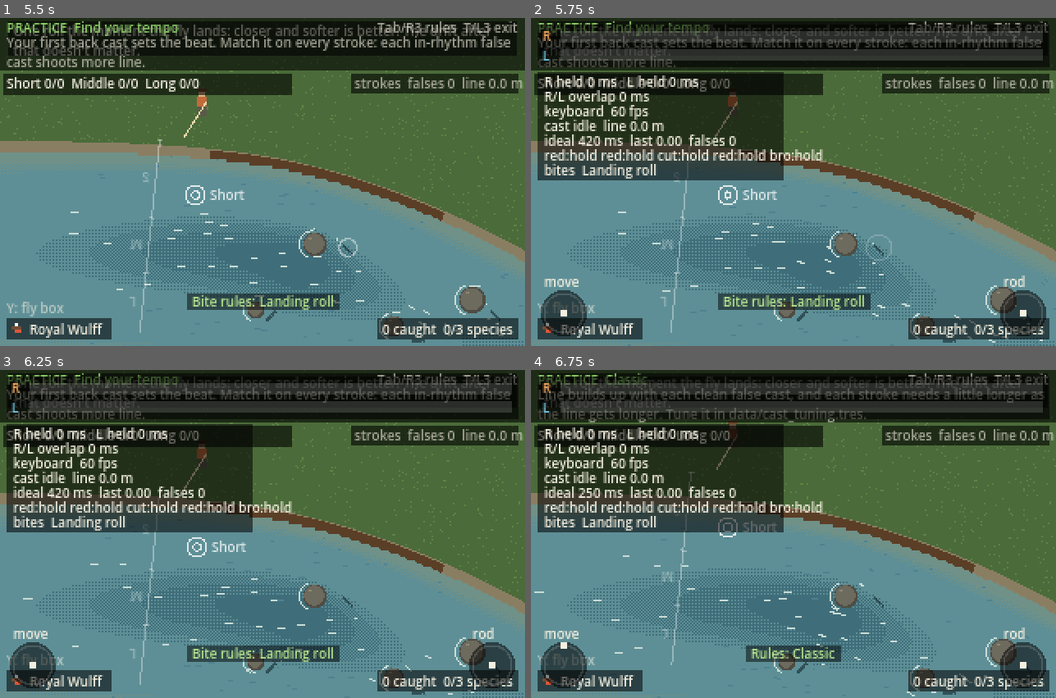
Above: before the commit, frames 1-4 (two rows, left to right).
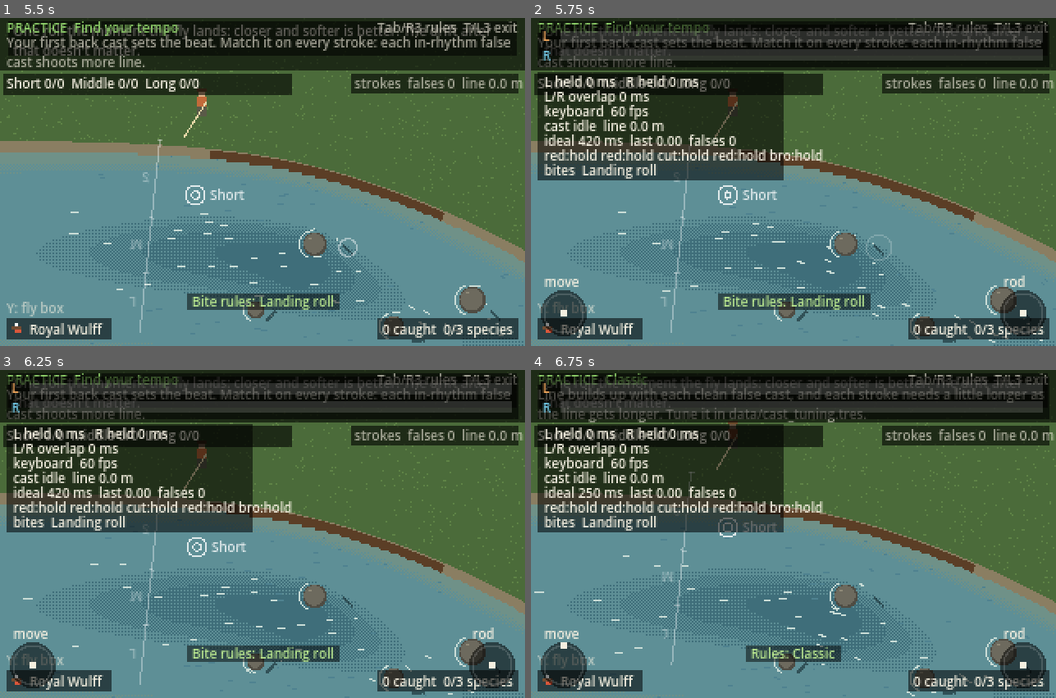
Above: after the commit, the same moments.

Repository: travernorm/Lodge
Game: Godot game, scene res://scenes/main.tscn
The game is run twice, just before and just after one commit, with the same random seed, the same clock (stepped at 60 frames per second) and the same inputs.
Inputs (mouse positions are in pixels of both pictures, inside the frame that each line leads up to):
- Up to frame 1 (5.5 s): tap Enter at 0.5 s; move the mouse to (378, 165) at 0.52 s; hold D (move_right) 0.53-1.25 s; tap F (change_fly) at 0.6, 5.1 s; click (378, 165) at 0.67 s; tap R (cycle_bite_rules) at 0.8, 5.3 s; drag from (157, 198) to (236, 247) at 1.27 s; move the mouse to (315, 109) at 2.02 s; hold D (move_right) 2.03-2.75 s; tap Tab (cycle_rules) at 2.1 s; tap Space (interact) at 2.3 s; drag from (236, 247) to (105, 132) at 2.77 s; move the mouse to (420, 231) at 3.52 s; hold A (move_left) 3.53-4.25 s; tap T (practice_mode) at 3.6 s; tap M (mend, bound only after the commit) at 3.8 s; tap Escape (pause) at 4.15 s; drag from (105, 132) to (183, 100) at 4.27 s; move the mouse to (288, 182) at 5.02 s; hold Backspace (back) from 5.03 s (still down); click (288, 182) at 5.17 s
- Up to frame 2 (5.75 s): keep holding Backspace (back); tap F1 (toggle_debug) at 5.65 s
- Up to frame 3 (6.25 s): release Backspace (back) at 5.75 s; drag from (183, 452) to (157, 550) at 5.77 s
- Up to frame 4 (6.75 s): move the mouse to (909, 517) at 6.52 s; hold W (move_up) from 6.53 s (still down); tap Tab (cycle_rules) at 6.6 s

Frame 1 is identical in both runs. In frame 2, 0.4% of the frame differs, in the area x 2-20%, y 4-26%; in frame 3, 0.4%; in frame 4, 0.4%.

Commit message:
Start the back cast on L1, mend on Square, bite rules to L2
- cast_back is now L1 / Q and cast_forward R1 / E, so the cast starts
  with the left bumper. Coaching text, the stroke meter label and the
  debug overlay name the new bumpers.
- New mend action on Square (X on Xbox) / M. It calls the same mend as
  the right-stick loop, which still works.
- Switch bite rules moves off Square to L2 (left trigger); keyboard
  stays R.
- README controls table and casting steps updated; tests/controls_test.gd
  checks the new bindings and the playthrough mends a drift with Square / M.

Co-Authored-By: Claude Opus 5.5 <noreply@anthropic.com>
Claude-Session: https://claude.ai/code/session_011A7L2oKhsGPVYTM58LzVav

Diff:
--- a/project.godot
+++ b/project.godot
@@ -85,14 +85,14 @@
 }
 cast_back={
 "deadzone": 0.2,
-"events": [Object(InputEventJoypadButton,"resource_local_to_scene":false,"resource_name":"","device":-1,"button_index":10,"pressure":0.0,"pressed":false,"script":null)
-, Object(InputEventKey,"resource_local_to_scene":false,"resource_name":"","device":-1,"window_id":0,"alt_pressed":false,"shift_pressed":false,"ctrl_pressed":false,"meta_pressed":false,"pressed":false,"keycode":0,"physical_keycode":69,"key_label":0,"unicode":0,"location":0,"echo":false,"script":null)
+"events": [Object(InputEventJoypadButton,"resource_local_to_scene":false,"resource_name":"","device":-1,"button_index":9,"pressure":0.0,"pressed":false,"script":null)
+, Object(InputEventKey,"resource_local_to_scene":false,"resource_name":"","device":-1,"window_id":0,"alt_pressed":false,"shift_pressed":false,"ctrl_pressed":false,"meta_pressed":false,"pressed":false,"keycode":0,"physical_keycode":81,"key_label":0,"unicode":0,"location":0,"echo":false,"script":null)
 ]
 }
 cast_forward={
 "deadzone": 0.2,
-"events": [Object(InputEventJoypadButton,"resource_local_to_scene":false,"resource_name":"","device":-1,"button_index":9,"pressure":0.0,"pressed":false,"script":null)
-, Object(InputEventKey,"resource_local_to_scene":false,"resource_name":"","device":-1,"window_id":0,"alt_pressed":false,"shift_pressed":false,"ctrl_pressed":false,"meta_pressed":false,"pressed":false,"keycode":0,"physical_keycode":81,"key_label":0,"unicode":0,"location":0,"echo":false,"script":null)
+"events": [Object(InputEventJoypadButton,"resource_local_to_scene":false,"resource_name":"","device":-1,"button_index":10,"pressure":0.0,"pressed":false,"script":null)
+, Object(InputEventKey,"resource_local_to_scene":false,"resource_name":"","device":-1,"window_id":0,"alt_pressed":false,"shift_pressed":false,"ctrl_pressed":false,"meta_pressed":false,"pressed":false,"keycode":0,"physical_keycode":69,"key_label":0,"unicode":0,"location":0,"echo":false,"script":null)
 ]
 }
 interact={
@@ -139,8 +139,14 @@
 }
 cycle_bite_rules={
 "deadzone": 0.2,
+"events": [Object(InputEventJoypadMotion,"resource_local_to_scene":false,"resource_name":"","device":-1,"axis":4,"axis_value":1.0,"script":null)
+, Object(InputEventKey,"resource_local_to_scene":false,"resource_name":"","device":-1,"window_id":0,"alt_pressed":false,"shift_pressed":false,"ctrl_pressed":false,"meta_pressed":false,"pressed":false,"keycode":0,"physical_keycode":82,"key_label":0,"unicode":0,"location":0,"echo":false,"script":null)
+]
+}
+mend={
+"deadzone": 0.2,
 "events": [Object(InputEventJoypadButton,"resource_local_to_scene":false,"resource_name":"","device":-1,"button_index":2,"pressure":0.0,"pressed":false,"script":null)
-, Object(InputEventKey,"resource_local_to_scene":false,"resource_name":"","device":-1,"window_id":0,"alt_pressed":false,"shift_pressed":false,"ctrl_pressed":false,"meta_pressed":false,"pressed":false,"keycode":0,"physical_keycode":82,"key_label":0,"unicode":0,"location":0,"echo":false,"script":null)
+, Object(InputEventKey,"resource_local_to_scene":false,"resource_name":"","device":-1,"window_id":0,"alt_pressed":false,"shift_pressed":false,"ctrl_pressed":false,"meta_pressed":false,"pressed":false,"keycode":0,"physical_keycode":77,"key_label":0,"unicode":0,"location":0,"echo":false,"script":null)
 ]
 }
 
--- a/scripts/casting/cast_controller.gd
+++ b/scripts/casting/cast_controller.gd
@@ -287,7 +287,7 @@
 		var in_zone := absf(model.stroke_progress() - 1.0) * ideal <= model.perfect_window()
 		var col := COL_METER_PERFECT if in_zone else COL_METER_FILL
 		draw_rect(Rect2(rect.position + Vector2(1, METER_SIZE.y - h), Vector2(METER_SIZE.x - 2, h)), col)
-	var label := "R" if model.state in [CastModel.State.BACK, CastModel.State.GAP] else "L"
+	var label := "L" if model.state in [CastModel.State.BACK, CastModel.State.GAP] else "R"
 	draw_string(ThemeDB.fallback_font, origin + Vector2(-1, -2), label, HORIZONTAL_ALIGNMENT_LEFT, -1, 8, COL_TEXT)
 
 
--- a/scripts/casting/cast_model.gd
+++ b/scripts/casting/cast_model.gd
@@ -1,20 +1,21 @@
 class_name CastModel
 extends RefCounted
 ## The bumper casting rhythm as pure logic, with no drawing or input reading.
-## Call update() every frame with the time and whether R and L are held, then read
-## the state and listen to the signals. Kept apart from the scene so the rhythm
+## Call update() every frame with the time and whether L and R are held, then read
+## the state and listen to the signals. (update()'s `r` argument is the back-cast
+## action, cast_back, and `l` is cast_forward: the names predate the bumper swap.) Kept apart from the scene so the rhythm
 ## can be tested headless (see tests/cast_test.gd).
 ##
 ## The rhythm:
-##   1. Hold R: back cast. The line unrolls behind you. Wait for it to straighten
+##   1. Hold L: back cast. The line unrolls behind you. Wait for it to straighten
 ##      (the ideal time grows with the line that's out).
-##   2. Press L while still holding R, then let go of R: a slight overlap shoots
+##   2. Press R while still holding L, then let go of L: a slight overlap shoots
 ##      the forward cast.
-##   3. While L is held the line unrolls forward. Either:
-##      - overlap back into R for a false cast, which adds line, or
-##      - let go of L to deliver the fly.
+##   3. While R is held the line unrolls forward. Either:
+##      - overlap back into L for a false cast, which adds line, or
+##      - let go of R to deliver the fly.
 ##
-## Mistakes: letting go of R before pressing L collapses the cast; holding a
+## Mistakes: letting go of L before pressing R collapses the cast; holding a
 ## stroke too long drops the line; overlapping the bumpers too long throws a
 ## tailing loop or tangles the leader.
 ##
@@ -159,16 +160,16 @@
 				_gap_start = now
 				state = State.GAP
 			elif now - phase_start - phase_ideal > tuning.drop_time:
-				_collapse("Held R too long. The line ticked the grass behind you.")
+				_collapse("Held L too long. The line ticked the grass behind you.")
 
 		State.GAP:
 			if l:
-				_push(0.35, "Gap between bumpers. Press L before letting go of R.")
+				_push(0.35, "Gap between bumpers. Press R before letting go of L.")
 				_start_forward()
 			elif r:
 				_start_back()
 			elif now - _gap_start > tuning.gap_grace:
-				_collapse("Let go of R without pressing L. Overlap them slightly.")
+				_collapse("Let go of L without pressing R. Overlap them slightly.")
 
 		State.BACK_TO_FORWARD:
 			if l and not r:
@@ -195,7 +196,7 @@
 				_score_stroke("forward")
 				_deliver()
 			elif now - phase_start - phase_ideal > tuning.drop_time:
-				_push(0.15, "Held L too long. The line slapped down.")
+				_push(0.15, "Held R too long. The line slapped down.")
 				_deliver()
 
 		State.FORWARD_TO_BACK:
--- a/scripts/controls.gd
+++ b/scripts/controls.gd
@@ -2,25 +2,27 @@
 ## Lodge control names and stick helpers, loaded as the `Controls` autoload.
 ##
 ## Steam Deck / Xbox-style layout:
-##   R bumper (RB)   cast_back     hold to time the back cast
-##   L bumper (LB)   cast_forward  overlap with R to shoot the forward cast
+##   L bumper (LB)   cast_back     hold to time the back cast
+##   R bumper (RB)   cast_forward  overlap with L to shoot the forward cast
 ##   Right stick     rod_*         mend loops, set the hook, strip and twitch the fly
+##   X (Square)      mend          flip the line's belly upstream, same as a stick loop
 ##   Left stick/D-pad move_*       walk the bank
 ##   A               interact      sets the hook while fishing; later perception checks, talk
 ##   Y               change_fly    open the fly box (next fly) while reeled in
-##   X               cycle_bite_rules  switch bite rules while reeled in
+##   L trigger (LT/L2)  cycle_bite_rules  switch bite rules while reeled in
 ##   B               back          cancel or reel in
 ##   Start/Menu      pause
 ##   L3 (click left stick)   practice_mode  casting practice range on/off
 ##   R3 (click right stick)  cycle_rules    switch casting rule set
 ##   Select/View     toggle_debug  cycle debug views (controller, read the water)
 ##
-## Keyboard fallbacks (for working on a laptop): WASD move, IJKL rod, E = R bumper,
-## Q = L bumper, Space interact / set hook, Backspace back, F change fly, Esc pause, F1 debug,
+## Keyboard fallbacks (for working on a laptop): WASD move, IJKL rod, Q = L bumper,
+## E = R bumper, M mend, Space interact / set hook, Backspace back, F change fly, Esc pause, F1 debug,
 ## T practice mode, Tab switch casting rules, R switch bite rules.
 
 const CAST_BACK := &"cast_back"
 const CAST_FORWARD := &"cast_forward"
+const MEND := &"mend"
 const INTERACT := &"interact"
 const CHANGE_FLY := &"change_fly"
 const PRACTICE_MODE := &"practice_mode"
@@ -33,7 +35,7 @@
 const ALL_ACTIONS: Array[StringName] = [
 	&"move_left", &"move_right", &"move_up", &"move_down",
 	&"rod_left", &"rod_right", &"rod_up", &"rod_down",
-	CAST_BACK, CAST_FORWARD, INTERACT, CHANGE_FLY, BACK, PAUSE, TOGGLE_DEBUG, PRACTICE_MODE, CYCLE_RULES,
+	CAST_BACK, CAST_FORWARD, MEND, INTERACT, CHANGE_FLY, BACK, PAUSE, TOGGLE_DEBUG, PRACTICE_MODE, CYCLE_RULES,
 	CYCLE_BITE_RULES,
 ]
 
--- a/scripts/debug_overlay.gd
+++ b/scripts/debug_overlay.gd
@@ -3,7 +3,7 @@
 ## hidden -> controller view -> read-the-water view -> hidden. Starts hidden.
 ##
 ## Controller view:
-## The top strip is a 2 second timeline of the R and L bumpers, which is how
+## The top strip is a 2 second timeline of the L and R bumpers, which is how
 ## we'll tune the back cast / forward cast rhythm on a real Steam Deck. It also
 ## shows how long each bumper was last held and how long they overlapped.
 ## Opening it gives a short rumble, to check the pad's haptics.
@@ -98,8 +98,8 @@
 	draw_rect(strip, COL_PANEL)
 	var lane_x := strip.position.x + 14
 	var lane_w := strip.size.x - 18
-	draw_string(font, Vector2(strip.position.x + 3, 14), "R", HORIZONTAL_ALIGNMENT_LEFT, -1, FONT_SIZE, COL_R)
-	draw_string(font, Vector2(strip.position.x + 3, 26), "L", HORIZONTAL_ALIGNMENT_LEFT, -1, FONT_SIZE, COL_L)
+	draw_string(font, Vector2(strip.position.x + 3, 14), "L", HORIZONTAL_ALIGNMENT_LEFT, -1, FONT_SIZE, COL_R)
+	draw_string(font, Vector2(strip.position.x + 3, 26), "R", HORIZONTAL_ALIGNMENT_LEFT, -1, FONT_SIZE, COL_L)
 	draw_rect(Rect2(lane_x, 8, lane_w, 7), COL_OFF)
 	draw_rect(Rect2(lane_x, 19, lane_w, 7), COL_OFF)
 	for i in range(1, _history.size()):
@@ -123,9 +123,9 @@
 		lines.append_array(fishing.debug_lines())
 	var info := Rect2(4, 33, 150, 30 + 9 * lines.size())
 	draw_rect(info, COL_PANEL)
-	draw_string(font, Vector2(8, 42), "R held %d ms   L held %d ms" % [_last_r_ms, _last_l_ms],
-		HORIZONTAL_ALIGNMENT_LEFT, -1, FONT_SIZE, COL_TEXT)
-	draw_string(font, Vector2(8, 51), "R/L overlap %d ms" % _last_overlap_ms,
+	draw_string(font, Vector2(8, 42), "L held %d ms   R held %d ms" % [_last_r_ms, _last_l_ms],
+		HORIZONTAL_ALIGNMENT_LEFT, -1, FONT_SIZE, COL_TEXT)
+	draw_string(font, Vector2(8, 51), "L/R overlap %d ms" % _last_overlap_ms,
 		HORIZONTAL_ALIGNMENT_LEFT, -1, FONT_SIZE, COL_TEXT)
 	draw_string(font, Vector2(8, 60), "%s  %d fps" % [Controls.pad_name().left(22), Engine.get_frames_per_second()],
 		HORIZONTAL_ALIGNMENT_LEFT, -1, FONT_SIZE, COL_TEXT)
--- a/scripts/fishing/fishing_controller.gd
+++ b/scripts/fishing/fishing_controller.gd
@@ -8,10 +8,11 @@
 ##   flick it up             set the hook when a fish takes
 ##   push and hold           rod pressure while fighting a fish
 ##
-## Shortcut: A / Cross / Space sets the hook too, and holding it while fighting
-## is full pressure straight up.
+## Shortcuts: X / Square (M on keyboard) mends, the same as a stick loop.
+## A / Cross / Space sets the hook too, and holding it while fighting is full
+## pressure straight up.
 ##
-## X / Square (R on keyboard) switches the bite rules while reeled in: see
+## L2 / left trigger (R on keyboard) switches the bite rules while reeled in: see
 ## TakeRules. The odds for each roll show at the top of the screen.
 
 enum Phase { NONE, DRIFT, FIGHT, REEL }
@@ -29,7 +30,7 @@
 	preload("res://data/fish/redband.tres"),
 ]
 
-## The bite rules to switch between with X / Square (R). The first is the default.
+## The bite rules to switch between with L2 (R). The first is the default.
 @export var take_chassis: Array[TakeRules] = [
 	preload("res://data/take_rules/match_fly.tres"),
 	preload("res://data/take_rules/drift_past.tres"),
@@ -271,7 +272,7 @@
 		_end_drift()  # picked up for another cast, or reeled in
 		return
 	drift.tip = _tip_m()
-	if _gestures.looped and not _fly_taken:
+	if (_gestures.looped or Input.is_action_just_pressed(Controls.MEND)) and not _fly_taken:
 		drift.mend()
 		if drift.over_mended:
 			_cast.show_message("Mended too soon. The fly skated.", 0.3)
--- a/scripts/fishing/take_rules.gd
+++ b/scripts/fishing/take_rules.gd
@@ -2,7 +2,7 @@
 extends Resource
 ## A "chassis" for bites: the rules that decide whether a trout takes the fly.
 ## Like the casting rule sets, these are swappable so different rules can be
-## played side by side (X / Square, or R, while reeled in). Their numbers live
+## played side by side (L2 / left trigger, or R, while reeled in). Their numbers live
 ## in data/take_rules/*.tres.
 ##
 ## This base class is the original "Landing roll": one roll the moment the fly
--- /dev/null
+++ b/tests/controls_test.gd
@@ -0,0 +1,53 @@
+extends SceneTree
+## Headless checks that the casting and mending buttons sit where Traver chose:
+## L1 / Q starts the back cast, R1 / E is the forward cast, Square / M mends,
+## and the bite-rules switch moved off Square to L2 / R.
+##   godot --headless --path . --script res://tests/controls_test.gd
+
+var _failures := 0
+
+
+func _initialize() -> void:
+	_expect_button(&"cast_back", JOY_BUTTON_LEFT_SHOULDER, KEY_Q)
+	_expect_button(&"cast_forward", JOY_BUTTON_RIGHT_SHOULDER, KEY_E)
+	_expect_button(&"mend", JOY_BUTTON_X, KEY_M)
+	_expect_axis(&"cycle_bite_rules", JOY_AXIS_TRIGGER_LEFT, KEY_R)
+	_check(Controls.MEND == &"mend", "Controls.MEND names the mend action")
+	if _failures == 0:
+		print("Controls tests passed.")
+		quit(0)
+	else:
+		printerr("%d controls test(s) failed." % _failures)
+		quit(1)
+
+
+func _expect_button(action: StringName, button: JoyButton, key: Key) -> void:
+	var pad := false
+	var kb := false
+	for e in InputMap.action_get_events(action):
+		if e is InputEventJoypadButton:
+			pad = e.button_index == button
+		elif e is InputEventKey:
+			kb = e.physical_keycode == key
+	_check(pad, "%s is on pad button %d" % [action, button])
+	_check(kb, "%s is on key %s" % [action, OS.get_keycode_string(key)])
+
+
+func _expect_axis(action: StringName, axis: JoyAxis, key: Key) -> void:
+	var pad := false
+	var kb := false
+	for e in InputMap.action_get_events(action):
+		if e is InputEventJoypadMotion:
+			pad = e.axis == axis and e.axis_value > 0.0
+		elif e is InputEventKey:
+			kb = e.physical_keycode == key
+	_check(pad, "%s is on pad axis %d" % [action, axis])
+	_check(kb, "%s is on key %s" % [action, OS.get_keycode_string(key)])
+
+
+func _check(ok: bool, what: String) -> void:
+	if ok:
+		print("  ok    ", what)
+	else:
+		_failures += 1
+		printerr("  FAIL  ", what)
--- a/tests/playthrough_test.gd
+++ b/tests/playthrough_test.gd
@@ -8,7 +8,8 @@
 ##   * the debug views (controller, read the water) cycled during a drift and a
 ##     fight without breaking either
 ##   * practice mode under every rule set: fish never bite, every landing scores
-##   * a catch under every bite rules set (TakeRules), switched with X / R
+##   * a catch under every bite rules set (TakeRules), switched with L2 / R
+##   * the mend button (Square / M) mends a drift, like a stick loop
 ##   * walking only while reeled in, and B reeling in a drift
 ##
 ##   godot --headless --path . --script res://tests/playthrough_test.gd
@@ -97,7 +98,7 @@
 		print("  ok    bite rules %s: caught a %s" % [take_rules.display_name, _trout.species.display_name])
 		await _tap(&"cycle_bite_rules")
 		if take_count > 1 and _fishing.take_rules == take_rules:
-			_fail("X / R didn't switch the bite rules")
+			_fail("L2 / R didn't switch the bite rules")
 			return
 	if _fishing.take_rules != _fishing.take_chassis[0]:
 		_fail("Cycling every bite rules set didn't come back to the default")
@@ -121,6 +122,10 @@
 		return
 	print("  ok    B reels in a drift, no walking with line out")
 
+	# 2a. The mend button flips the belly upstream during a drift.
+	if not await _mend_button_pass():
+		return
+
 	# 2b. The fly box: Y / F cycles every fly while reeled in and comes back
 	# round, and the fly tied on reaches the bite rules (a catch on the Caddis).
 	if not await _fly_box_pass():
@@ -160,6 +165,31 @@
 ## Cycles the whole fly box with Y / F, then catches the trout on the second
 ## fly (the Elk Hair Caddis, a partial match for the redband) under the default
 ## bite rules, and ties the first fly back on.
+## Square / M mends a drift: the belly flips upstream by the mend shift, the
+## same as a right-stick loop. The trout is kept off the fly so a take can't
+## block the mend.
+func _mend_button_pass() -> bool:
+	var chance: float = _trout.species.bite_chance
+	_trout.species.bite_chance = 0.0
+	await _cast_once(0)
+	var ok := true
+	if _fishing.phase != 1:
+		_fail("Cast for the mend pass didn't start a drift")
+		ok = false
+	else:
+		var before: float = _fishing.drift.bow()
+		await _tap(&"mend")
+		var after: float = _fishing.drift.bow()
+		if after > before - 0.5:  # the line length caps how far a short cast's belly can flip
+			_fail("Square / M didn't mend (bow %.2f m -> %.2f m)" % [before, after])
+			ok = false
+	await _tap(&"back")
+	_trout.species.bite_chance = chance
+	if ok:
+		print("  ok    Square / M mends a drift")
+	return ok
+
+
 func _fly_box_pass() -> bool:
 	var count: int = _fishing.flies.size()
 	if count < 2:
@@ -248,8 +278,8 @@
 
 
 ## A clean cast through the input system with the given number of false casts:
-## hold R, overlap into L, (hold L, overlap back into R, hold R, overlap into L)
-## per false cast, then let go of L to deliver.
+## hold cast_back (L1), overlap into cast_forward (R1), (hold R1, overlap back
+## into L1, hold L1, overlap into R1) per false cast, then let go of R1 to deliver.
 func _cast_once(false_casts: int) -> void:
 	Input.action_press(&"cast_back")
 	await _wait(_cast.model.ideal_stroke_time())
--- a/tests/smoke_test.gd
+++ b/tests/smoke_test.gd
@@ -6,7 +6,7 @@
 const REQUIRED_ACTIONS := [
 	"move_left", "move_right", "move_up", "move_down",
 	"rod_left", "rod_right", "rod_up", "rod_down",
-	"cast_back", "cast_forward", "interact", "change_fly", "back", "pause", "toggle_debug", "practice_mode", "cycle_rules",
+	"cast_back", "cast_forward", "mend", "interact", "change_fly", "back", "pause", "toggle_debug", "practice_mode", "cycle_rules",
 ]
 
 
--- a/tools/setup_input_map.gd
+++ b/tools/setup_input_map.gd
@@ -19,8 +19,9 @@
 		"rod_right": [_axis(JOY_AXIS_RIGHT_X, 1.0), _key(KEY_L)],
 		"rod_up": [_axis(JOY_AXIS_RIGHT_Y, -1.0), _key(KEY_I)],
 		"rod_down": [_axis(JOY_AXIS_RIGHT_Y, 1.0), _key(KEY_K)],
-		"cast_back": [_button(JOY_BUTTON_RIGHT_SHOULDER), _key(KEY_E)],
-		"cast_forward": [_button(JOY_BUTTON_LEFT_SHOULDER), _key(KEY_Q)],
+		"cast_back": [_button(JOY_BUTTON_LEFT_SHOULDER), _key(KEY_Q)],
+		"cast_forward": [_button(JOY_BUTTON_RIGHT_SHOULDER), _key(KEY_E)],
+		"mend": [_button(JOY_BUTTON_X), _key(KEY_M)],
 		"interact": [_button(JOY_BUTTON_A), _key(KEY_SPACE)],
 		"change_fly": [_button(JOY_BUTTON_Y), _key(KEY_F)],
 		"back": [_button(JOY_BUTTON_B), _key(KEY_BACKSPACE)],
@@ -28,7 +29,7 @@
 		"toggle_debug": [_button(JOY_BUTTON_BACK), _key(KEY_F1)],
 		"practice_mode": [_button(JOY_BUTTON_LEFT_STICK), _key(KEY_T)],
 		"cycle_rules": [_button(JOY_BUTTON_RIGHT_STICK), _key(KEY_TAB)],
-		"cycle_bite_rules": [_button(JOY_BUTTON_X), _key(KEY_R)],
+		"cycle_bite_rules": [_axis(JOY_AXIS_TRIGGER_LEFT, 1.0), _key(KEY_R)],
 	}
 	for action_name in actions:
 		ProjectSettings.set_setting("input/" + action_name, {
